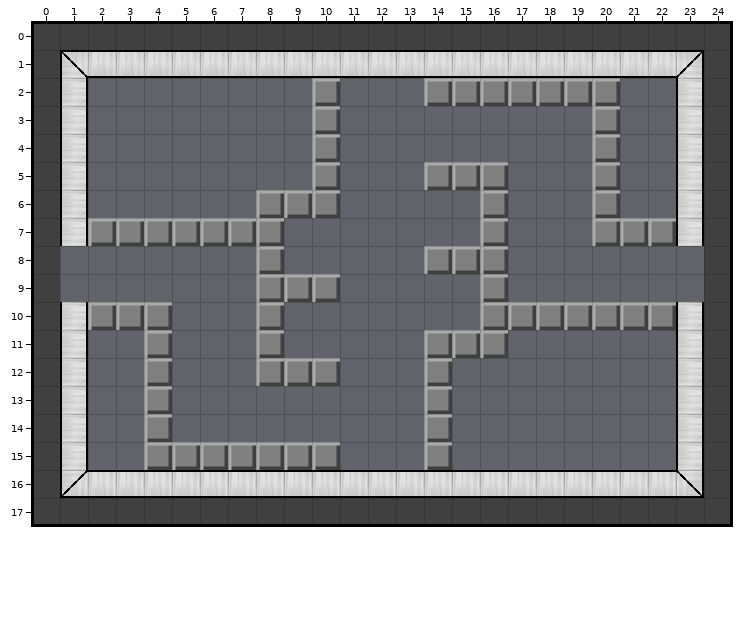
A Tiled map gets an edit: src/level/forrestroom9.tmx. The picture above was drawn from the file before the commit.
Cells are 32x32 px. Shown: x 0..24, y 0..17.
Once edited:
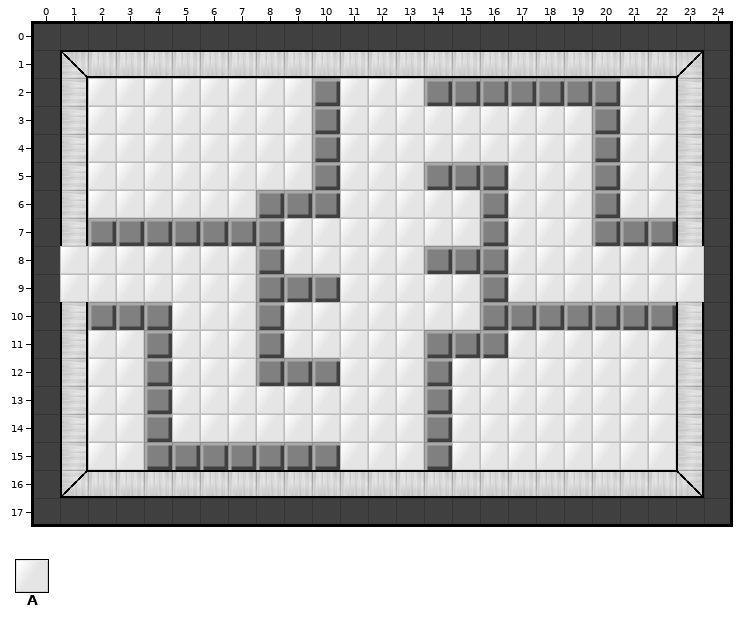
Key: from "room_tileset": A 36.
_ is an empty cell.
Tiles of an added or newly shown layer are drawn over the layers below it.
From old to new:
Layer "Tile Layer 2" (added):
Tile A now appears in row 2 at x 2 to 9, 11 to 13 and 21 to 22; in rows 3 to 4 at x 2 to 9, 11 to 19 and 21 to 22; in row 5 at x 2 to 9, 11 to 13, 17 to 19 and 21 to 22; in row 6 at x 2 to 7, 11 to 15, 17 to 19 and 21 to 22; in row 7 at x 9 to 15 and 17 to 19; in row 8 at x 1 to 7, 9 to 13 and 17 to 23.
Tile A now appears in row 9 at x 1 to 7, 11 to 15 and 17 to 23; in row 10 at x 5 to 7 and 9 to 15; in row 11 at x 2 to 3, 5 to 7, 9 to 13 and 17 to 22; in row 12 at x 2 to 3, 5 to 7, 11 to 13 and 15 to 22; in rows 13 to 14 at x 2 to 3, 5 to 13 and 15 to 22; in row 15 at x 2 to 3, 11 to 13 and 15 to 22.
Changed places in both pictures, as pixel boxes (x1, y1, x2, y2):
added: (60, 78, 704, 470)
